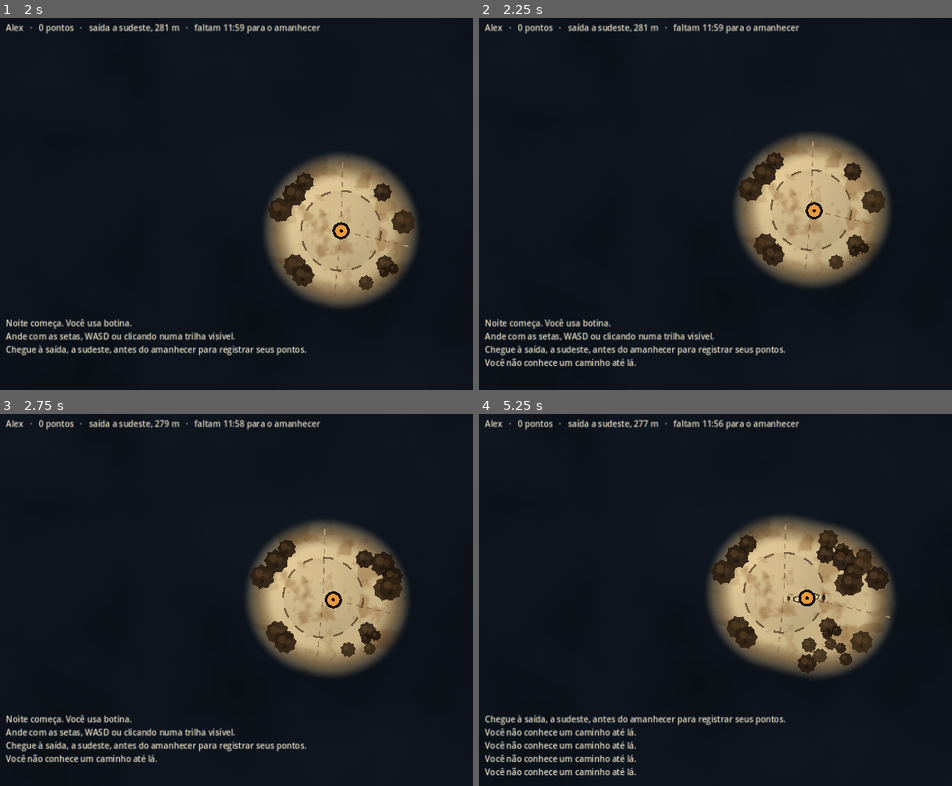
Above: before the commit, frames 1-4 (two rows, left to right).
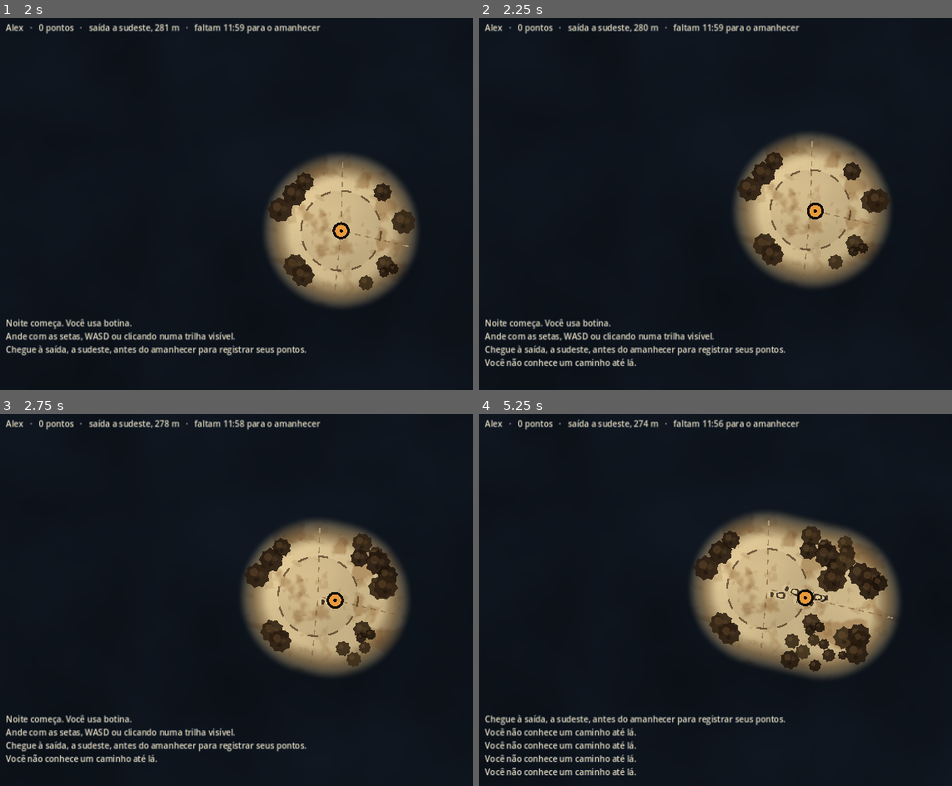
Above: after the commit, the same moments.

Repository: LuviqueVianna/UltimaNoite
Game: Godot game, scene res://cenas/main.tscn
Two runs of this game, one before a commit and one after it. Both use one fixed random seed, a clock stepped at 60 frames per second and the inputs below.
Inputs (mouse positions are in pixels of both pictures, inside the frame that each line leads up to):
- Up to frame 1 (2 s): click (331, 151) at 0.52 s; type "Alex" at 0.6 s; click "Começar a noite" at 1.25 s
- Up to frame 2 (2.25 s): move the mouse to (outside the picture) at 2.02 s; hold Right from 2.03 s (still down); click (outside the picture) at 2.17 s
- Up to frame 3 (2.75 s): keep holding Right
- Up to frame 4 (5.25 s): move the mouse to (677, 618) at 2.77 s; release Right at 2.78 s; hold Down 2.78-3.53 s; click (677, 618) at 2.92 s; move the mouse to (876, 518) at 3.52 s; hold Right 3.53-4.28 s; click (876, 518) at 3.67 s; move the mouse to (776, 674) at 4.27 s; hold Up 4.28-5.03 s; click (776, 674) at 4.42 s; move the mouse to (outside the picture) at 5.02 s; hold Left from 5.03 s (still down); click (outside the picture) at 5.17 s

Frame 1 is identical in both runs. In frame 2, 0.5% of the frame differs, in the area x 34-87%, y 1-68%; in frame 3, 3.2%; in frame 4, 8.5%, in the area x 34-89%, y 1-71%.

Commit message:
Segunda rodada de ajustes: velocidade, fim da noite e caixas de resposta
- jogador anda a 5 m/s
- depois que o jogador registra a chegada, o computador para de visitar
  bases, anda 3x mais rápido e vai direto para a saída
- respostas do diálogo em caixas que crescem com o texto, todas iguais

Co-Authored-By: Claude Opus 5.5 <noreply@anthropic.com>
Claude-Session: https://claude.ai/code/session_015T13S23q4rvJosTmgDCmaC

Diff:
--- a/godot/scripts/cenas/dialogo.gd
+++ b/godot/scripts/cenas/dialogo.gd
@@ -64,6 +64,7 @@
 		linha_tom.add_child(b)
 		botoes_tom[t] = b
 	caixa_opcoes = VBoxContainer.new()
+	caixa_opcoes.add_theme_constant_override("separation", 6)
 	caixa.add_child(caixa_opcoes)
 	rodape = Label.new()
 	rodape.add_theme_color_override("font_color", Color(COR_PAPEL, 0.6))
@@ -93,13 +94,37 @@
 	rodape.text = ""
 
 
+## Opção clicável que cresce com o texto (respostas longas quebram linha sem vazar).
+## Todas com o mesmo visual; a opção extra de atributo só leva a etiqueta entre colchetes.
 func _opcao(rotulo: String, acao: Callable) -> void:
-	var b := Button.new()
-	b.text = rotulo
-	b.alignment = HORIZONTAL_ALIGNMENT_LEFT
-	b.autowrap_mode = TextServer.AUTOWRAP_WORD
-	b.pressed.connect(acao)
-	caixa_opcoes.add_child(b)
+	var normal := StyleBoxFlat.new()
+	normal.bg_color = Color("#1e2a38")
+	normal.set_corner_radius_all(4)
+	normal.set_content_margin_all(8)
+	normal.content_margin_left = 12
+	var realce := normal.duplicate()
+	realce.bg_color = Color("#2e3e52")
+	realce.border_color = COR_PAPEL
+	realce.set_border_width_all(1)
+
+	var caixa := PanelContainer.new()
+	caixa.add_theme_stylebox_override("panel", normal)
+	caixa.mouse_filter = Control.MOUSE_FILTER_STOP
+	caixa.mouse_default_cursor_shape = Control.CURSOR_POINTING_HAND
+	var l := Label.new()
+	l.text = rotulo
+	l.autowrap_mode = TextServer.AUTOWRAP_WORD_SMART
+	l.custom_minimum_size = Vector2(550, 0)
+	l.add_theme_color_override("font_color", COR_PAPEL)
+	l.mouse_filter = Control.MOUSE_FILTER_IGNORE
+	caixa.add_child(l)
+	caixa.mouse_entered.connect(func(): caixa.add_theme_stylebox_override("panel", realce))
+	caixa.mouse_exited.connect(func(): caixa.add_theme_stylebox_override("panel", normal))
+	caixa.gui_input.connect(func(ev: InputEvent):
+		if (ev is InputEventMouseButton and ev.pressed and ev.button_index == MOUSE_BUTTON_LEFT) \
+				or (ev is InputEventScreenTouch and ev.pressed):
+			acao.call())
+	caixa_opcoes.add_child(caixa)
 
 
 # ---------- Saída ----------
--- a/godot/scripts/mundo/ia.gd
+++ b/godot/scripts/mundo/ia.gd
@@ -57,6 +57,8 @@
 
 ## Vai para a saída quando já visitou todos os guardiões ou quando o tempo aperta.
 static func hora_de_ir(p: Personagem, mundo: Mundo) -> bool:
+	if p.acelerado:
+		return true   # o jogador já chegou: vai direto para a saída, sem novas visitas
 	var guardioes := Regras.BASES.keys().filter(func(b): return b != "vazia")
 	if guardioes.all(func(b): return p.bases_visitadas.has(b)):
 		return true
--- a/godot/scripts/mundo/mundo.gd
+++ b/godot/scripts/mundo/mundo.gd
@@ -111,19 +111,27 @@
 	if p.eh_jogador:
 		if not p.bases_visitadas.has(base):
 			chegou_base.emit(p, base)
-	elif not p.bases_visitadas.has(base):
+	elif not p.bases_visitadas.has(base) and not p.acelerado:
 		if base == "vazia":
 			p.bases_visitadas[base] = tempo
 			return
 		var res := IA.visitar(p, self, base)
-		visitante[base] = {"id": p.id, "mente": res["mente"], "ate": tempo + Regras.VISITA_BASE_S}
-		p.espera = Regras.VISITA_BASE_S
+		var duracao := Regras.VISITA_BASE_S / (Regras.ACELERA_COMPUTADOR if p.acelerado else 1.0)
+		visitante[base] = {"id": p.id, "mente": res["mente"], "ate": tempo + duracao}
+		p.espera = duracao
 
 
 func registrar_chegada(p: Personagem) -> void:
 	if not p.registrou():
 		p.concluiu = tempo
 		p.rota = []
+	if p.eh_jogador:
+		# Para a comparação final: os outros apressam o passo e encurtam as visitas.
+		for o in personagens:
+			if not o.eh_jogador:
+				o.acelerado = true
+				o.espera = minf(o.espera, 3.0)
+				o.rota = o.rota.slice(0, 1)   # termina o trecho atual e recalcula rumo à saída
 
 
 ## Classificação no amanhecer: só pontua quem registrou a chegada.
--- a/godot/scripts/mundo/personagem.gd
+++ b/godot/scripts/mundo/personagem.gd
@@ -37,6 +37,7 @@
 var refeicoes := {}                 # base -> "boa" | "ruim"
 var ultima_pegada_vista := -1       # id de personagem dono das últimas pegadas alheias vistas
 var saida := -1                     # nó de chegada (ponto oposto à partida)
+var acelerado := false              # computador acelerado depois que o jogador chegou
 var concluiu := -1.0                # instante em que registrou a chegada; -1 se ainda não
 var fatos_noite := {}               # premissas que aconteceram (ex.: "lobo_avancou"), preenchidas na etapa 3
 var na_base := ""
@@ -76,7 +77,9 @@
 
 
 func velocidade() -> float:
-	return Regras.VEL_TRILHA if eh_jogador else Regras.VEL_COMPUTADOR
+	if eh_jogador:
+		return Regras.VEL_TRILHA
+	return Regras.VEL_COMPUTADOR * (Regras.ACELERA_COMPUTADOR if acelerado else 1.0)
 
 
 func tem_marca(marca: String) -> bool:
--- a/godot/scripts/regras.gd
+++ b/godot/scripts/regras.gd
@@ -3,8 +3,9 @@
 ## Números do MVP v0.4 (docs/MVP_v0.4.md). Unidade de distância: metros.
 
 const NOITE_S := 720.0               # duração da noite no MVP (provisório)
-const VEL_TRILHA := 3.0              # m/s do jogador (dobrada a pedido do usuário em 20/10/2026)
+const VEL_TRILHA := 5.0              # m/s do jogador (aumentada a pedido do usuário em 20/10/2026, depois do mapa maior)
 const VEL_COMPUTADOR := 1.5          # m/s dos personagens do computador (mais lentos, a pedido do usuário)
+const ACELERA_COMPUTADOR := 3.0      # depois que o jogador registra a chegada, o computador anda 3x mais rápido
 const ESPACO_PEGADA := 2.6           # m entre pegadas desenhadas (o desenho é maior que o real)
 const AMOSTRA_M := 2.0               # resolução da memória do mapa
 const RAIO_PERCORRIDO := 2.0         # amostras a essa distância viram "percorridas"
--- a/godot/testes/captura.gd
+++ b/godot/testes/captura.gd
@@ -24,6 +24,17 @@
 		if passo % 6 == 0:
 			main.vista._revelar()
 	j.eh_jogador = true
+	if args.size() > 2 and args[2] == "dialogo_longo":
+		# Procura uma pergunta com resposta longa ou opção extra, para conferir o layout
+		main.dialogo.abrir(main.mundo, "iara")
+		main.dialogo._entrar("frente")
+		var v: Visita = main.dialogo.visita
+		for e in Dados.guardiao("iara")["entradas"]:
+			if e["id"] == "iara_09":
+				v.perguntas = [e]
+		v.indice = 0
+		j.atributos = {"forca": 1, "inteligencia": 4, "carisma": 4, "furtividade": 2, "resistencia": 1}
+		main.dialogo._mostrar_pergunta("")
 	if args.size() > 2 and args[2] == "dialogo":
 		var b: String = main.mundo.mapa.bases().keys().filter(func(x): return x != "vazia" and not j.bases_visitadas.has(x))[0]
 		main.dialogo.abrir(main.mundo, b)
Not shown, changed: STATUS.md
Not shown, changed: docs/MVP_v0.4.md
Not shown, changed: docs/sistemas/pontuacao_v1.md
